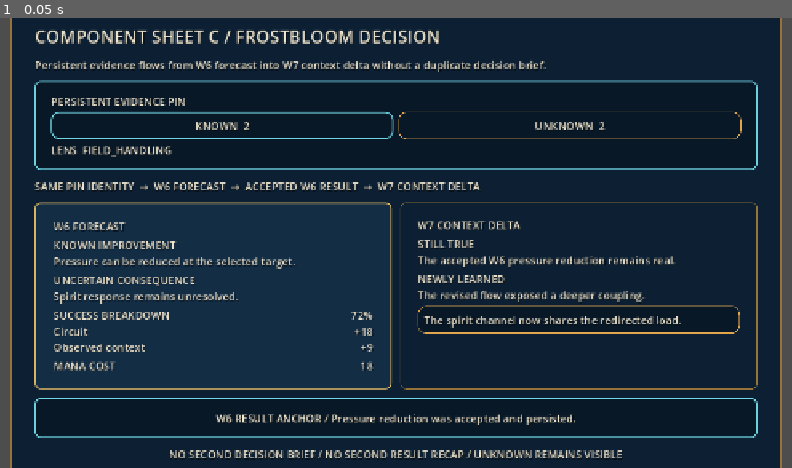
Above: before the commit, frame 1.
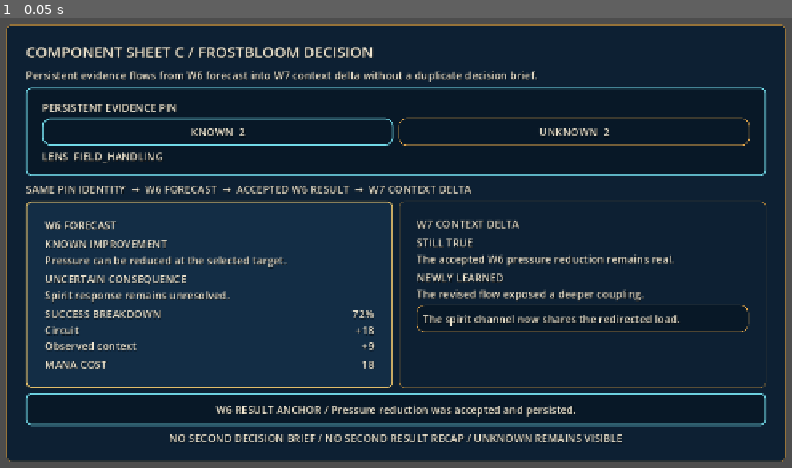
Above: after the commit, the same moment.

Repository: alsdmlals4-eng/GRIMOIRE-
Game: Godot game, scene res://src/ui/component_sheets/component_sheet_c_frostbloom_decision.tscn
Same seed, same stepped clock (60 frames per second), same inputs: the game is played once before the commit and once after it. This scene is started directly instead of the project's main scene.
Inputs:
- Up to frame 1 (0.05 s): no input

The runs differ from the first frame. In frame 1, 23% of the frame differs, in the area x 0-100%, y 0-100%.

Commit message:
fix(ui): compact frostbloom decision sheet for 1280x720

Diff:
--- a/src/ui/component_sheets/component_sheet_c_frostbloom_decision.tscn
+++ b/src/ui/component_sheets/component_sheet_c_frostbloom_decision.tscn
@@ -19,28 +19,28 @@
 anchors_preset = 15
 anchor_right = 1.0
 anchor_bottom = 1.0
-offset_left = 24.0
-offset_top = 24.0
-offset_right = -24.0
-offset_bottom = -24.0
+offset_left = 16.0
+offset_top = 16.0
+offset_right = -16.0
+offset_bottom = -16.0
 grow_horizontal = 2
 grow_vertical = 2
 theme_type_variation = &"AcademyPanel"
 
 [node name="Margin" type="MarginContainer" parent="Frame"]
 layout_mode = 2
-theme_override_constants/margin_left = 24
-theme_override_constants/margin_top = 20
-theme_override_constants/margin_right = 24
-theme_override_constants/margin_bottom = 20
+theme_override_constants/margin_left = 18
+theme_override_constants/margin_top = 12
+theme_override_constants/margin_right = 18
+theme_override_constants/margin_bottom = 12
 
 [node name="Content" type="VBoxContainer" parent="Frame/Margin"]
 layout_mode = 2
-theme_override_constants/separation = 14
+theme_override_constants/separation = 8
 
 [node name="Title" type="Label" parent="Frame/Margin/Content"]
 layout_mode = 2
-theme_override_font_sizes/font_size = 28
+theme_override_font_sizes/font_size = 24
 text = "COMPONENT SHEET C / FROSTBLOOM DECISION"
 
 [node name="Subtitle" type="Label" parent="Frame/Margin/Content"]
@@ -58,7 +58,7 @@
 [node name="DecisionRow" type="HBoxContainer" parent="Frame/Margin/Content"]
 layout_mode = 2
 size_flags_vertical = 3
-theme_override_constants/separation = 14
+theme_override_constants/separation = 10
 
 [node name="ForecastCard" parent="Frame/Margin/Content/DecisionRow" instance=ExtResource("3")]
 layout_mode = 2
@@ -69,7 +69,7 @@
 size_flags_horizontal = 3
 
 [node name="W6ResultAnchor" type="PanelContainer" parent="Frame/Margin/Content"]
-custom_minimum_size = Vector2(0, 64)
+custom_minimum_size = Vector2(0, 52)
 layout_mode = 2
 theme_type_variation = &"AcademyPanelPinned"
 
